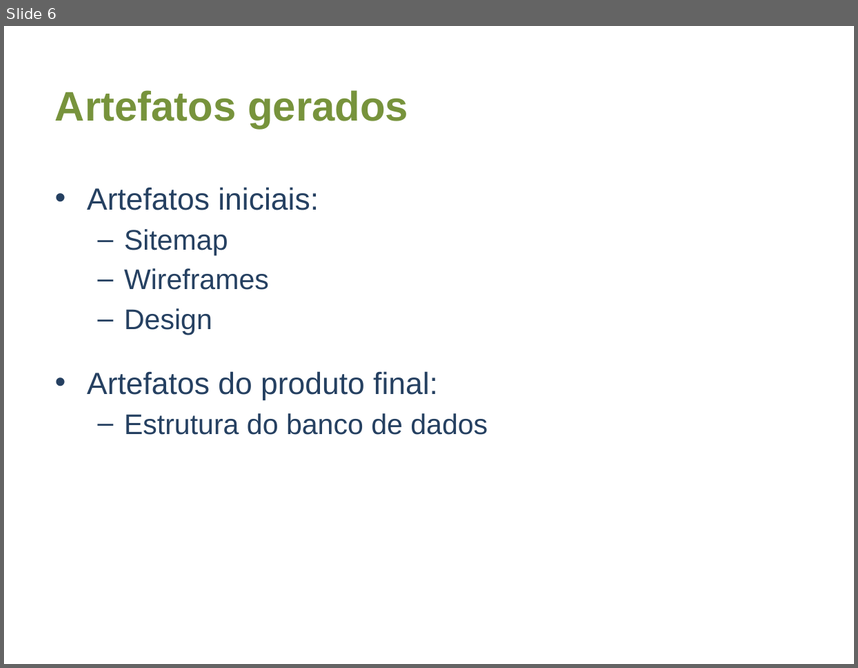
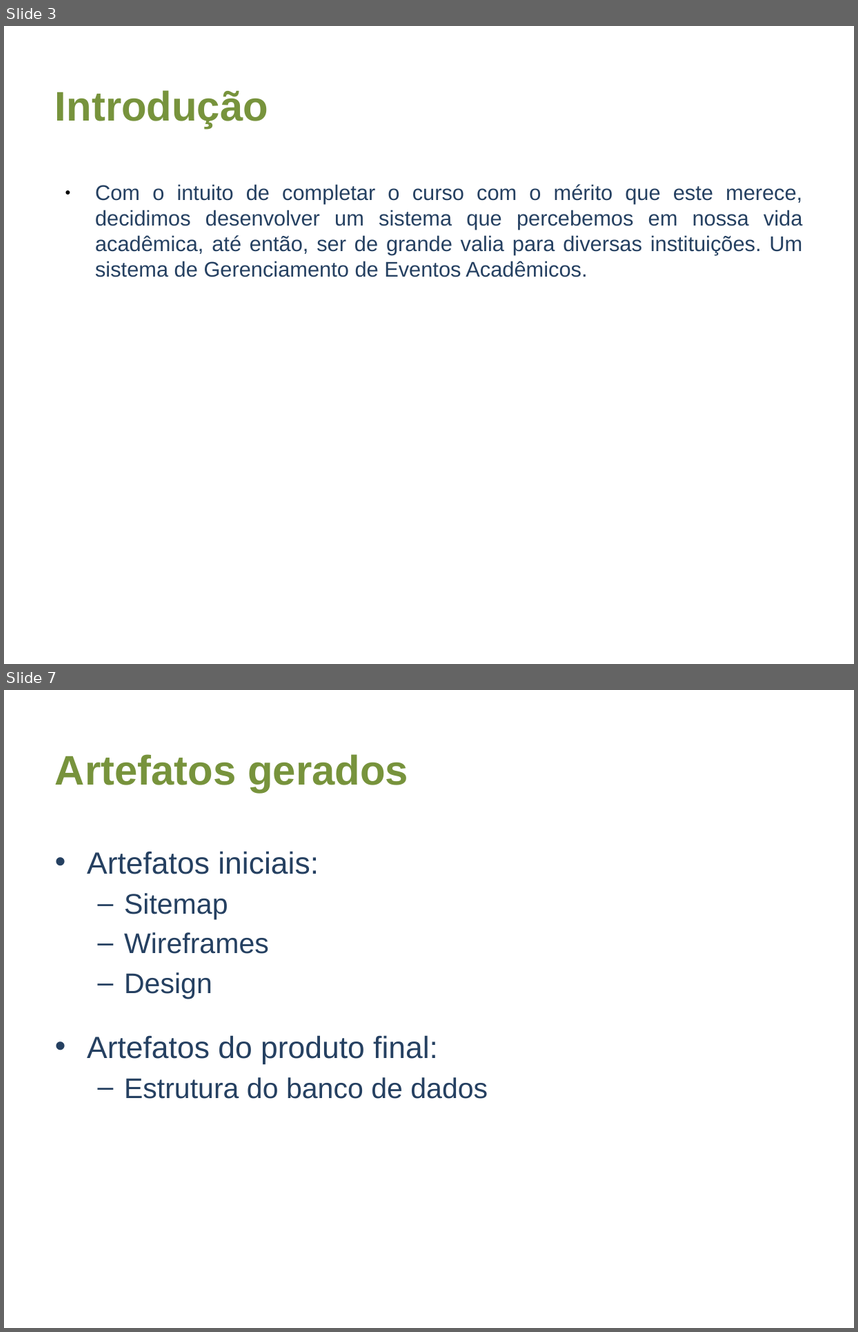
Before and after one commit to aweiand/jarbas, a slide deck: assets/docs/Apresentacao Jarbas.odp. Shown one above the other, each under a label of ours: slide 6 before the commit, slides 3 and 7 after it; the slides between them are not shown. The pictures are 858x668 and 858x1332 pixels, drawn with LibreOffice and Linux fonts; fonts in the diff are those of the drawing. Boxes give left, top, right and bottom in pixels: in the first picture for what was removed or moved away, otherwise in the second. Text is boxed around its words. In the diff, an @@ line names an element or a change of style, - is before the commit and + after.

Commit message:
Alteração da apresentação do Sistema, assim como algumas alterações nas classes de administração de eventos e de impressçoes para corrigir bugs

```diff
--- a/assets/docs/Apresentacao Jarbas.odp
+++ b/assets/docs/Apresentacao Jarbas.odp
@@ slide 3 added at (4, 26, 854, 664), background #FFFFFF @@
@@ title added at (55, 90, 268, 129), 35 pt, text #77933C, bold @@
+Introdução
@@ text added at (95, 184, 802, 277), 18 pt, text #254061 @@
+● Com o intuito de completar o curso com o mérito que este merece, decidimos desenvolver um sistema que percebemos em nossa vida acadêmica, até então, ser de grande valia para diversas instituições. Um sistema de Gerenciamento de Eventos Acadêmicos.
@@ what was slide 6 is now slide 7 @@
```
Also in this commit, not shown: 3 slides changed, 5 other slides added, 3 slides removed, 3 other files.
